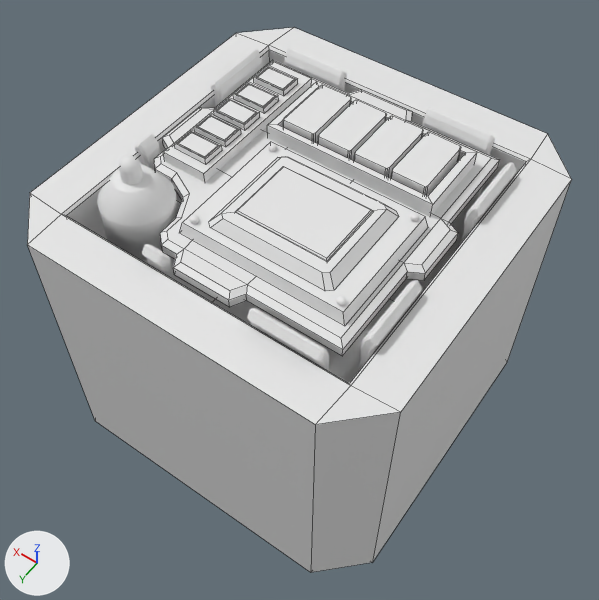
The Blender file Assets/Luna/Memory MODULE.blend, before and after one commit.
Before and after are seen from a 50 mm lens placed at (-2.41, 3.41, 4.87), pointed at (-0.08, 0.15, -0.25). Every picture has the same lights, and +X, +Y and +Z are marked at lower left. Mesh edges are drawn as thin lines on the coarser meshes.

Before the edit, the objects in view are built like this:
```python
mat_material = principled_material('Material')
mat_material.base_color = (0.8, 0.8, 0.8)  # white #e7e7e7
mat_material.roughness = 0.4
me_cube = bpy.data.meshes.new('Cube')
me_cube.from_pydata(...)  # 86 vertices, 78 faces; spans x -1.1..1.1, y -1.1..1.1, z -1.0..1.77
me_cube.materials.append(mat_material)  # white #e7e7e7
me_cube_006 = bpy.data.meshes.new('Cube.006')
me_cube_006.from_pydata(...)  # 180 vertices, 178 faces; spans x -1.0..1.75, y -5.58..1.0, z -1.0..1.21
me_cube_018 = bpy.data.meshes.new('Cube.018')
me_cube_018.from_pydata([(-1.0, -1.0, -0.12), (-0.96, -0.96, 0.78), (-1.0, 1.0, -0.12), (-0.96, 0.96, 0.78), (1.0, -1.0, -0.12), (0.96, -0.96, 0.78), (1.0, 1.0, -0.12), (0.96, 0.96, 0.78)], [], [(0, 1, 3, 2), (2, 3, 7, 6), (6, 7, 5, 4), (4, 5, 1, 0), (2, 6, 4, 0), (7, 3, 1, 5)])
ob_cube = bpy.data.objects.new('Cube', me_cube)
ob_cube.location = (0.0, 0.0, 0.807)
ob_cube.scale = (1.0, 1.0, 0.0347)
ob_cube_006 = bpy.data.objects.new('Cube.006', me_cube_006)
ob_cube_006.location = (-1.095, -0.852, 0.577)
ob_cube_006.rotation_euler = (0.0, 0.0, -3.142)  # degrees (0, 0, -180)
ob_cube_006.scale = (0.0407, 0.0828, 0.302)
ob_cube_018 = bpy.data.objects.new('Cube.018', me_cube_018)
ob_cube_018.location = (-0.274, 0.37, 1.034)
ob_cube_018.scale = (0.358, 0.261, 0.0166)
# also in view: 'Cube.014' at (-0.36, -0.52, 0.83); 'Cube.001' at (0.0, 0.0, -0.33); 'Cube.009' at (-1.11, 0.63, 0.61); 'Cube.015' at (-0.06, -0.52, 0.83); 'Cube.005' at (-0.62, -1.08, 0.61)
```
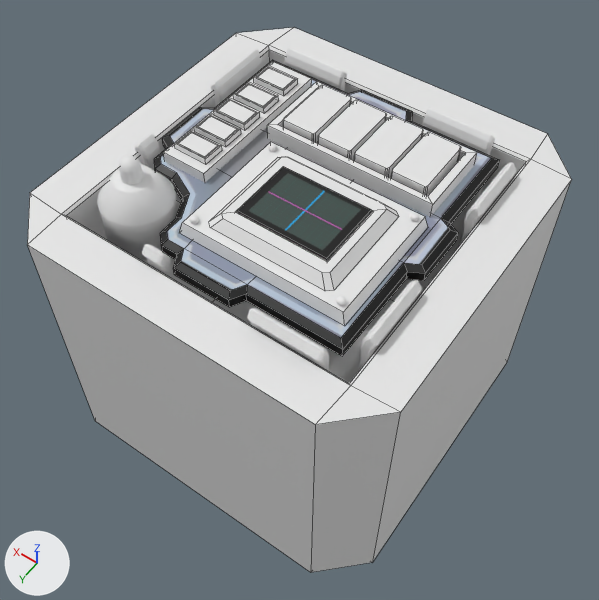
Where the change shows, as pixel boxes [x1, y1, x2, y2] in the pictures (599 x 600 px):
'Cube', surface changed
    both: [154, 60, 500, 356]
'Cube.018', recoloured, surface changed (white to grey)
    both: [236, 167, 372, 260]

Diff of the bpy script that builds the scene:
```diff
--- a/Assets/Luna/Memory MODULE.blend.py
+++ b/Assets/Luna/Memory MODULE.blend.py
@@ img_memoryscreentexture_png @@
+img_memoryscreentexture_png = load_image('MemoryScreenTexture.png', 'MemoryScreenTexture.png', 1024, 1024, 'sRGB')
@@ img_memoryplatetexture_png @@
+img_memoryplatetexture_png = load_image('MemoryPlateTexture.png', 'MemoryPlateTexture.png', 1024, 1024, 'sRGB')
@@ mat_material @@
 mat_material = principled_material('Material')
-mat_material.base_color = (0.8, 0.8, 0.8)  # white #e7e7e7
+mat_material.texture = img_memoryplatetexture_png
 mat_material.roughness = 0.4
@@ mat_material_001 @@
+mat_material_001 = principled_material('Material.001')
+mat_material_001.texture = img_memoryscreentexture_png
@@ me_cube @@
 me_cube.from_pydata(...)  # 86 vertices, 78 faces; spans x -1.1..1.1, y -1.1..1.1, z -1.0..1.77
 # used by ob_cube; location = (0.0, 0.0, 0.807); scale = (1.0, 1.0, 0.0347)
+# me_cube part 1: texture (UV) coordinates of 78 of 78 faces, centred in x -1.1..1.1, y -1.1..1.1, z -1.0..1.77, changed; they spanned u 0.12..0.88, v 0.0..1.0 and now span u 0.0..1.0, v 0.0..1.0
 me_cube.materials.append(mat_material)
@@ me_cube_018 @@
 me_cube_018.from_pydata(...)  # 8 vertices, 6 faces; spans x -1.0..1.0, y -1.0..1.0, z -0.12..0.78
 # used by ob_cube_018; location = (-0.274, 0.37, 1.034); scale = (0.358, 0.261, 0.0166)
+# me_cube_018 part 2: texture (UV) coordinates of 6 of 6 faces, centred in x -0.98..0.98, y -0.98..0.98, z -0.12..0.78, changed; they spanned u 0.12..0.88, v 0.0..1.0 and now span u 0.0..1.0, v 0.0..1.0
+me_cube_018.materials.append(mat_material_001)  # picture img_memoryscreentexture_png
```
